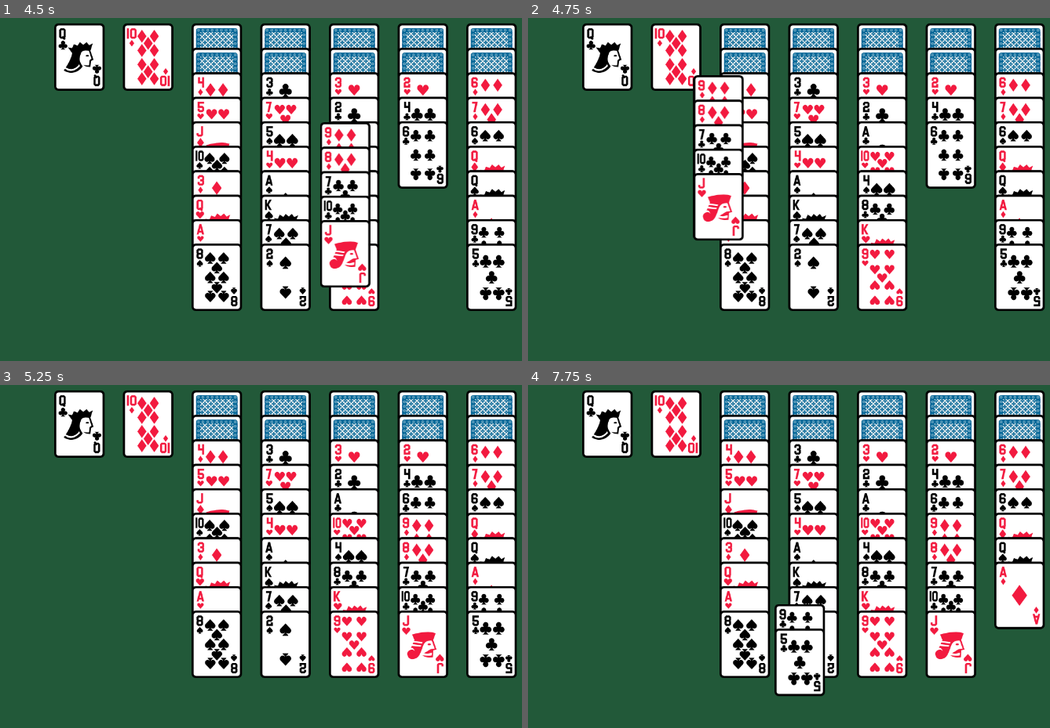
Above: before the commit, frames 1-4 (two rows, left to right).
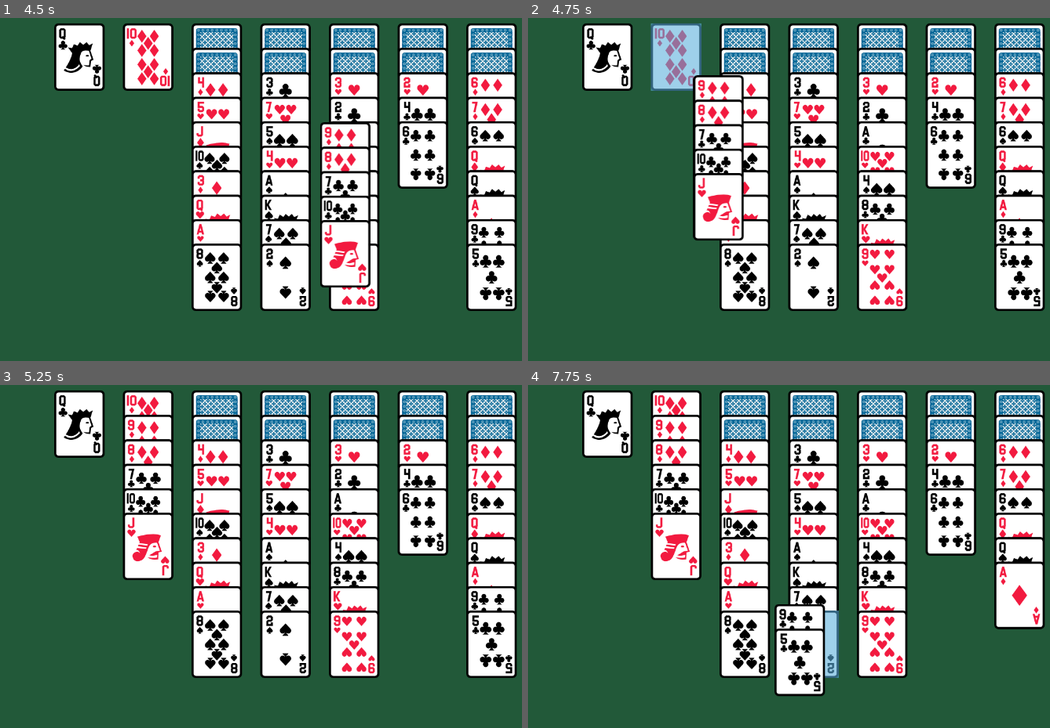
Above: after the commit, the same moments.

Repository: jackgriffiths/miss-cockburn
Game: Godot game, scene res://main/main.tscn
Two runs of this game, one before a commit and one after it. Both use one fixed random seed, a clock stepped at 60 frames per second and the inputs below.
Inputs (mouse positions are in pixels of both pictures, inside the frame that each line leads up to):
- Up to frame 1 (4.5 s): move the mouse to (255, 254) at 0.52 s; press the mouse at (255, 254) at 0.53 s; release the mouse at (255, 254) at 1.25 s; drag from (475, 237) to (255, 254) at 1.27 s; move the mouse to (99, 131) at 2.02 s; press the mouse at (99, 131) at 2.03 s; release the mouse at (99, 131) at 2.75 s; tap Enter at 2.75, 4.25 s; drag from (318, 186) to (99, 131) at 2.77 s; tap Space at 3.5 s; move the mouse to (193, 96) at 3.52 s; press the mouse at (193, 96) at 3.53 s; release the mouse at (193, 96) at 4.25 s; drag from (422, 165) to (193, 96) at 4.27 s
- Up to frame 2 (4.75 s): no input
- Up to frame 3 (5.25 s): move the mouse to (161, 570) at 5.02 s; press the mouse at (161, 570) at 5.03 s
- Up to frame 4 (7.75 s): release the mouse at (689, 570) at 5.75 s; tap Space at 5.75 s; drag from (877, 474) to (689, 570) at 5.77 s; move the mouse to (783, 621) at 6.52 s; press the mouse at (783, 621) at 6.53 s; release the mouse at (783, 621) at 7.25 s; tap Enter at 7.25 s; drag from (1003, 604) to (783, 621) at 7.27 s

Frame 1 is identical in both runs. In frame 2, 1.8% of the frame differs, in the area x 23-34%, y 1-22%; in frame 3, 8.2%; in frame 4, 8.7%, in the area x 23-86%, y 8-86%.

Commit message:
Allow cards to be moved to a different column

Diff:
--- a/card/card.gd
+++ b/card/card.gd
@@ -26,13 +26,21 @@
 
 var _is_dragging = false
 var _drag_offset = Vector2.ZERO
+var _entered_dropzones: Array[Dropzone] = []
 
+@onready var _collision_shape: CollisionShape2D = $CollisionShape
 @onready var _sprite: TextureRect = $Sprite
 
 
 func _ready() -> void:
+	connect("area_entered", _on_entered_dropzone)
+	connect("area_exited", _on_exited_dropzone)
 	_sprite.connect("gui_input", _handle_input)
 	_update_sprite_texture()
+
+
+func get_overlapping_dropzone() -> Dropzone:
+	return _entered_dropzones[0] if not _entered_dropzones.is_empty() else null
 
 
 func _update_sprite_texture() -> void:
@@ -66,10 +74,12 @@
 		if event.is_action_pressed("click"):
 			_is_dragging = true
 			_drag_offset = get_global_mouse_position() - global_position
+			_collision_shape.set_deferred("disabled", false)
 			drag_started.emit()
 		elif event.is_action_released("click") && _is_dragging:
 			_is_dragging = false
 			_drag_offset = Vector2.ZERO
+			_collision_shape.set_deferred("disabled", true)
 			drag_ended.emit()
 	elif can_make_face_up:
 		if event.is_action_pressed("click"):
@@ -86,3 +96,20 @@
 func _set_is_face_up(value: bool) -> void:
 	is_face_up = value
 	_update_sprite_texture()
+
+
+func _on_entered_dropzone(dropzone: Dropzone) -> void:
+	var is_first = _entered_dropzones.is_empty()
+	_entered_dropzones.append(dropzone)
+
+	if is_first:
+		dropzone.highlight()
+
+func _on_exited_dropzone(dropzone: Dropzone) -> void:
+	var idx = _entered_dropzones.find(dropzone)
+	if idx != -1:
+		_entered_dropzones.remove_at(idx)
+		dropzone.remove_highlight()
+
+		if not _entered_dropzones.is_empty():
+			_entered_dropzones[0].highlight()
--- a/card/card.tscn
+++ b/card/card.tscn
@@ -1,11 +1,22 @@
-[gd_scene load_steps=3 format=3 uid="uid://cn13setkwqysh"]
+[gd_scene load_steps=4 format=3 uid="uid://cn13setkwqysh"]
 
 [ext_resource type="Script" path="res://card/card.gd" id="1_qelrn"]
 [ext_resource type="Texture2D" uid="uid://d0djtck6dt5ei" path="res://card/assets/back.png" id="2_b803h"]
 
-[node name="Card" type="Node2D"]
+[sub_resource type="RectangleShape2D" id="RectangleShape2D_ecyo7"]
+size = Vector2(103, 138)
+
+[node name="Card" type="Area2D"]
+collision_layer = 0
+monitorable = false
 script = ExtResource("1_qelrn")
 metadata/_edit_lock_ = true
+
+[node name="CollisionShape" type="CollisionShape2D" parent="."]
+position = Vector2(51.5, 69)
+shape = SubResource("RectangleShape2D_ecyo7")
+disabled = true
+debug_color = Color(0.616775, 0.356762, 1, 0.42)
 
 [node name="Sprite" type="TextureRect" parent="."]
 offset_right = 40.0
--- a/column/column.gd
+++ b/column/column.gd
@@ -6,19 +6,48 @@
 var _last_card: Card = null
 var _next_card_position = Vector2.ZERO
 
+@onready var _dropzone: Area2D = $Dropzone
+
 
 func add_card(card: Card, tween: Tween, animation_duration: float) -> PropertyTweener:
+	# This is to support ALLOW_INVALID_MOVES=true, where a card could be
+	# placed on top of a face down card.
+	if _last_card and _last_card.can_make_face_up:
+		_last_card.can_make_face_up = false
+
+	# Make the card a child of the column so the column can keep track
+	# of which cards belong to it.
 	if card.get_parent():
 		card.reparent(self)
 	else:
 		add_child(card)
 
+	# Move the card in to position and place the dropzone on top of the card.
 	var position_tween = tween.tween_property(card, "position", _next_card_position, animation_duration)
+	_dropzone.position = _next_card_position
 
 	_last_card = card
 	_next_card_position += CARD_OFFSET
 
 	return position_tween
+
+
+func after_cards_removed() -> void:
+	_last_card = null
+
+	for child in get_children():
+		if child is Card:
+			_last_card = child
+
+	if _last_card:
+		_next_card_position = _last_card.position + CARD_OFFSET
+		_dropzone.position = _last_card.position
+	else:
+		_next_card_position = Vector2.ZERO
+		_dropzone.position = Vector2.ZERO
+
+	if _last_card and not _last_card.is_face_up:
+		_last_card.can_make_face_up = true
 
 
 func get_cards_after(card: Card) -> Array[Card]:
@@ -34,6 +63,13 @@
 	return after
 
 
-func reset() -> void:
-	_last_card = null
-	_next_card_position = Vector2.ZERO
+func get_last_card() -> Card:
+	return _last_card
+
+
+func disable_dropzone():
+	_dropzone.disable()
+
+
+func enable_dropzone():
+	_dropzone.enable()
--- a/column/column.tscn
+++ b/column/column.tscn
@@ -1,6 +1,11 @@
-[gd_scene load_steps=2 format=3 uid="uid://co7smiwwlm1fa"]
+[gd_scene load_steps=3 format=3 uid="uid://co7smiwwlm1fa"]
 
 [ext_resource type="Script" path="res://column/column.gd" id="1_3hbsa"]
+[ext_resource type="PackedScene" uid="uid://dokfbtbdtfs22" path="res://dropzone/dropzone.tscn" id="2_wfn7y"]
 
 [node name="Column" type="Node2D"]
 script = ExtResource("1_3hbsa")
+
+[node name="Dropzone" parent="." node_paths=PackedStringArray("column") instance=ExtResource("2_wfn7y")]
+z_index = 1
+column = NodePath("..")
--- /dev/null
+++ b/dropzone/dropzone.gd
@@ -0,0 +1,24 @@
+class_name Dropzone
+extends Area2D
+
+@export var column: Column
+
+@onready var _highlight: ColorRect = $Highlight
+@onready var _collision_shape: CollisionShape2D = $CollisionShape
+
+
+func enable():
+	_collision_shape.set_deferred("disabled", false)
+
+
+func disable():
+	remove_highlight()
+	_collision_shape.set_deferred("disabled", true)
+
+
+func highlight():
+	_highlight.visible = true
+
+
+func remove_highlight():
+	_highlight.visible = false
--- /dev/null
+++ b/dropzone/dropzone.tscn
@@ -0,0 +1,24 @@
+[gd_scene load_steps=3 format=3 uid="uid://dokfbtbdtfs22"]
+
+[ext_resource type="Script" path="res://dropzone/dropzone.gd" id="1_5aom1"]
+
+[sub_resource type="RectangleShape2D" id="RectangleShape2D_uu5ak"]
+size = Vector2(103, 138)
+
+[node name="Dropzone" type="Area2D"]
+collision_mask = 0
+monitoring = false
+script = ExtResource("1_5aom1")
+metadata/_edit_lock_ = true
+
+[node name="Highlight" type="ColorRect" parent="."]
+visible = false
+offset_right = 103.0
+offset_bottom = 138.0
+color = Color(0.343511, 0.679309, 0.858408, 0.580392)
+metadata/_edit_lock_ = true
+
+[node name="CollisionShape" type="CollisionShape2D" parent="."]
+position = Vector2(51.5, 69)
+shape = SubResource("RectangleShape2D_uu5ak")
+metadata/_edit_lock_ = true
--- a/project.godot
+++ b/project.godot
@@ -41,6 +41,10 @@
 ]
 }
 
+[layer_names]
+
+2d_physics/layer_1="dropzones"
+
 [rendering]
 
 renderer/rendering_method="gl_compatibility"
--- a/table/table.gd
+++ b/table/table.gd
@@ -8,6 +8,7 @@
 
 const DEAL_DURATION = 2.0
 const GATHER_DURATION = 1.0
+const ALLOW_INVALID_MOVES = false
 
 var _state = State.INITIALIZING
 var _deck: Array[Card] = []
@@ -113,7 +114,7 @@
 		tween.tween_property(card, "position", _deal_origin.position, GATHER_DURATION)
 
 	for column in _columns:
-		column.reset()
+		column.after_cards_removed()
 
 	await tween.finished
 
@@ -139,10 +140,14 @@
 			card.can_interact = false
 
 	var initial_column = dragged_card.get_parent() as Column
-	var cards_moving: Array[Card] = [dragged_card]
+
+	# Disable the dropzone so the dragged card can't interact with the
+	# dropzone in its current column.
+	initial_column.disable_dropzone()
 
 	# To move the cards beneath the card being dragged, remote transforms
 	# are attached as children of the card being dragged.
+	var cards_moving: Array[Card] = [dragged_card]
 	var remote_transforms: Array[RemoteTransform2D] = []
 
 	for card in initial_column.get_cards_after(dragged_card):
@@ -157,9 +162,10 @@
 	# cards back to where they started.
 	var initial_positions = cards_moving.map(func(c): return c.position)
 
-	# The cards moving need to appear on top of all the other cards.
+	# The cards moving need to appear on top of all the
+	# other cards and dropzones.
 	for card in cards_moving:
-		card.z_index = 1
+		card.z_index = 2
 
 	await dragged_card.drag_ended
 
@@ -171,6 +177,9 @@
 	# remote transforms aren't required.
 	for remote_tranform in remote_transforms:
 		remote_tranform.queue_free()
+
+	var dropzone = dragged_card.get_overlapping_dropzone()
+	var is_valid_move = dropzone && _is_valid_move(dragged_card, dropzone)
 
 	# A parallel tween is used so that the cards all begin to move
 	# to their destination in a staggered way.
@@ -178,15 +187,37 @@
 			.set_parallel(true) \
 			.set_ease(Tween.EASE_OUT)
 
-	# Move the cards back to where they were started.
-	for card_idx in cards_moving.size():
-		var card = cards_moving[card_idx]
-		var initial_position = initial_positions[card_idx] as Vector2
-		var delay = card_idx * 0.05
-		tween.tween_property(card, "position", initial_position, 0.1).set_delay(delay)
+	if is_valid_move:
+		for card_idx in cards_moving.size():
+			var new_column = dropzone.column
+			var position_tweener = new_column.add_card(cards_moving[card_idx], tween, 0.1)
+			position_tweener.set_delay(card_idx * 0.05)
+
+		initial_column.after_cards_removed()
+	else:
+		# Move the cards back to where they were started.
+		for card_idx in cards_moving.size():
+			var card = cards_moving[card_idx]
+			var initial_position = initial_positions[card_idx] as Vector2
+			var delay = card_idx * 0.05
+			tween.tween_property(card, "position", initial_position, 0.1).set_delay(delay)
 
 	await tween.finished
+
+	initial_column.enable_dropzone()
 
 	for card in _deck:
 		card.can_interact = true
 		card.z_index = 0
+
+
+func _is_valid_move(moved_card: Card, dropzone: Dropzone):
+	if ALLOW_INVALID_MOVES:
+		return true
+
+	var target_card = dropzone.column.get_last_card()
+
+	if target_card == null:
+		return moved_card.rank == 13
+	else:
+		return moved_card.suit == target_card.suit and moved_card.rank == target_card.rank - 1
